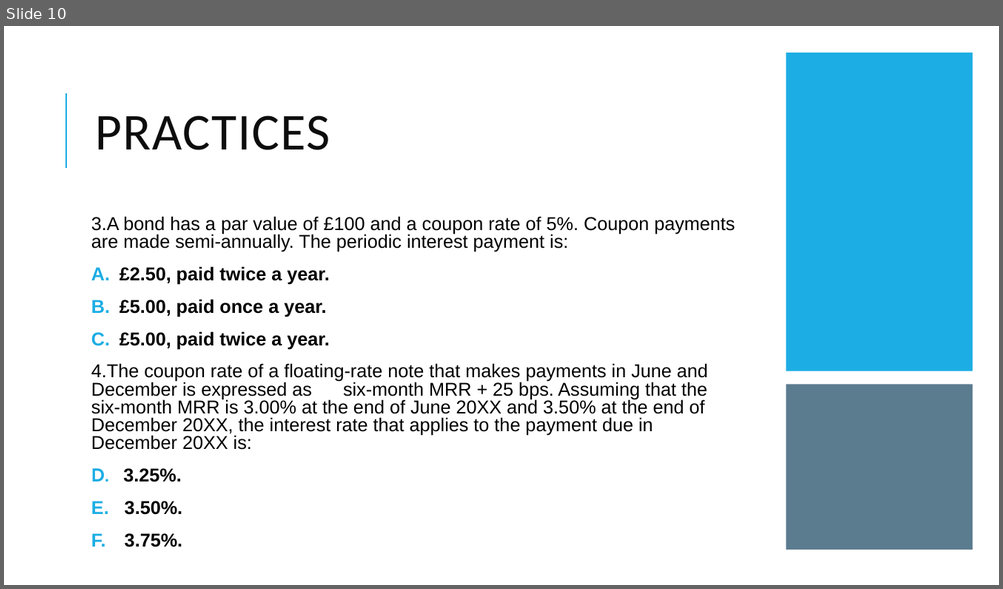
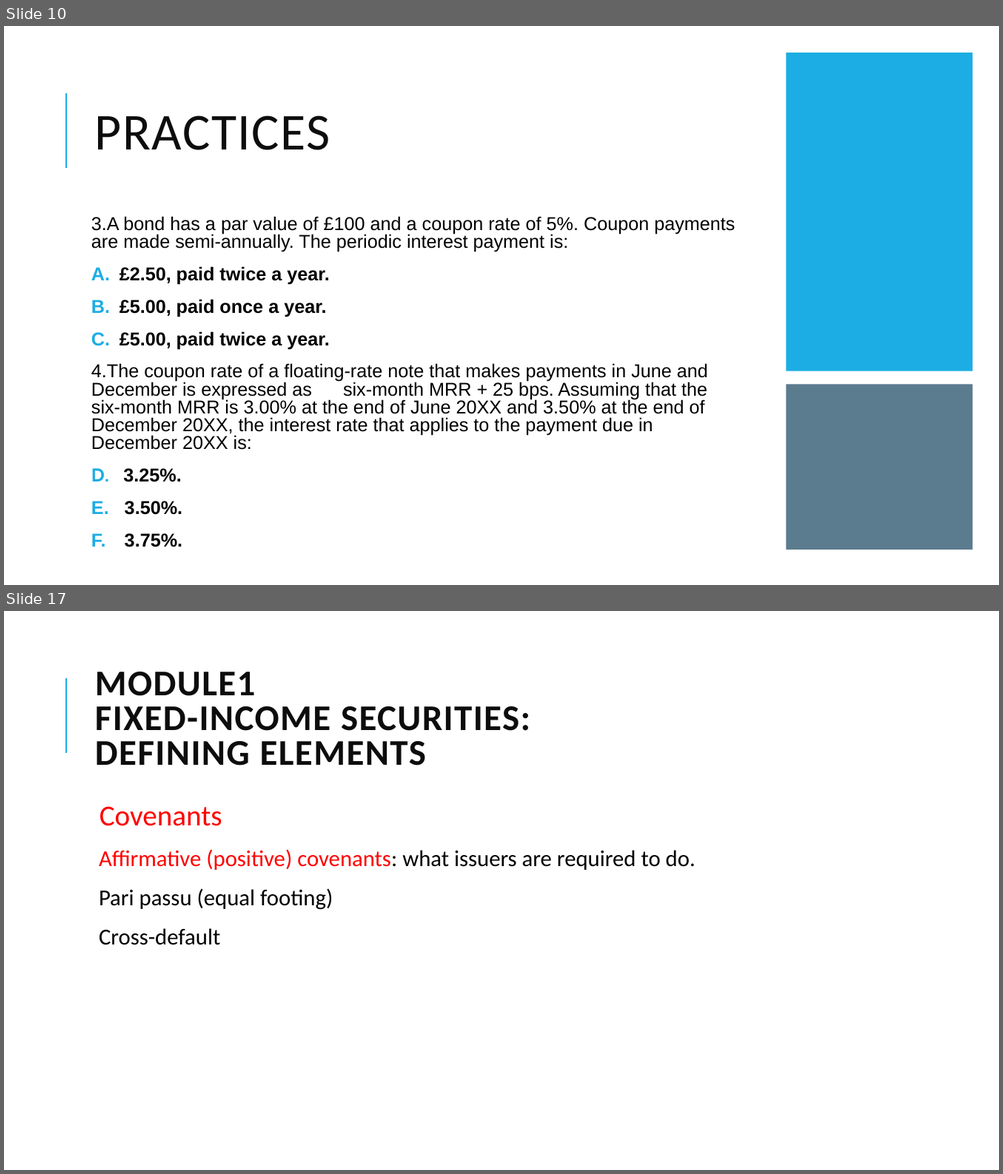
Before and after one commit to Isco0530/data, a slide deck: Fixed Income.pptx. Shown one above the other, each under a label of ours: slide 10 before the commit, slides 10 and 17 after it; the slides between them are not shown. The pictures are 1003x589 and 1003x1174 pixels, drawn with LibreOffice and Linux fonts; fonts in the diff are those of the drawing. Boxes give left, top, right and bottom in pixels: in the first picture for what was removed or moved away, otherwise in the second. Text is boxed around its words. In the diff, an @@ line names an element or a change of style, - is before the commit and + after.

```diff
--- a/Fixed Income.pptx
+++ b/Fixed Income.pptx
@@ slide 17 added at (x1=4, y1=611, x2=999, y2=1170), background #FFFFFF; not listed: 1 template element that a slide beside it also shows @@
@@ title added at (x1=95, y1=672, x2=530, y2=766), 35 pt, text #0D0D0D, bold @@
+MODULE1
+FIXED-INCOME SECURITIES:
+DEFINING ELEMENTS
@@ text added at (x1=99, y1=806, x2=695, y2=945), 22 pt, text #000000 @@
+  Covenants
+  Affirmative (positive) covenants: what issuers are required to do.
+  Pari passu (equal footing)
+  Cross-default
```
Also in this commit, not shown: 9 other slides added, 2 slides removed, 1 other file.
